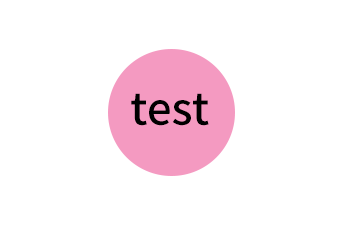
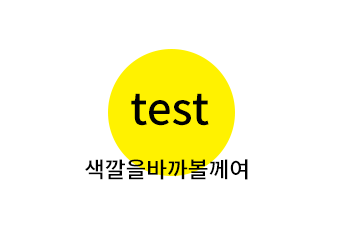
Layered file, before and after one edit (343 × 225). Changes by layer:
added layer "색깔을바까볼께여" above "test" over [85, 159, 248, 180]
painted on "Ellipse 1" over [108, 49, 235, 176]
